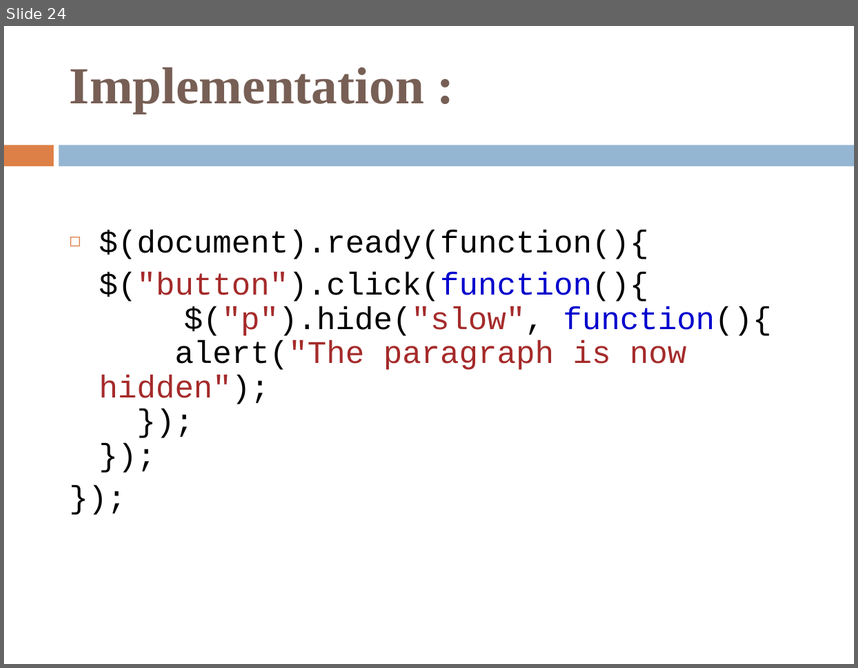
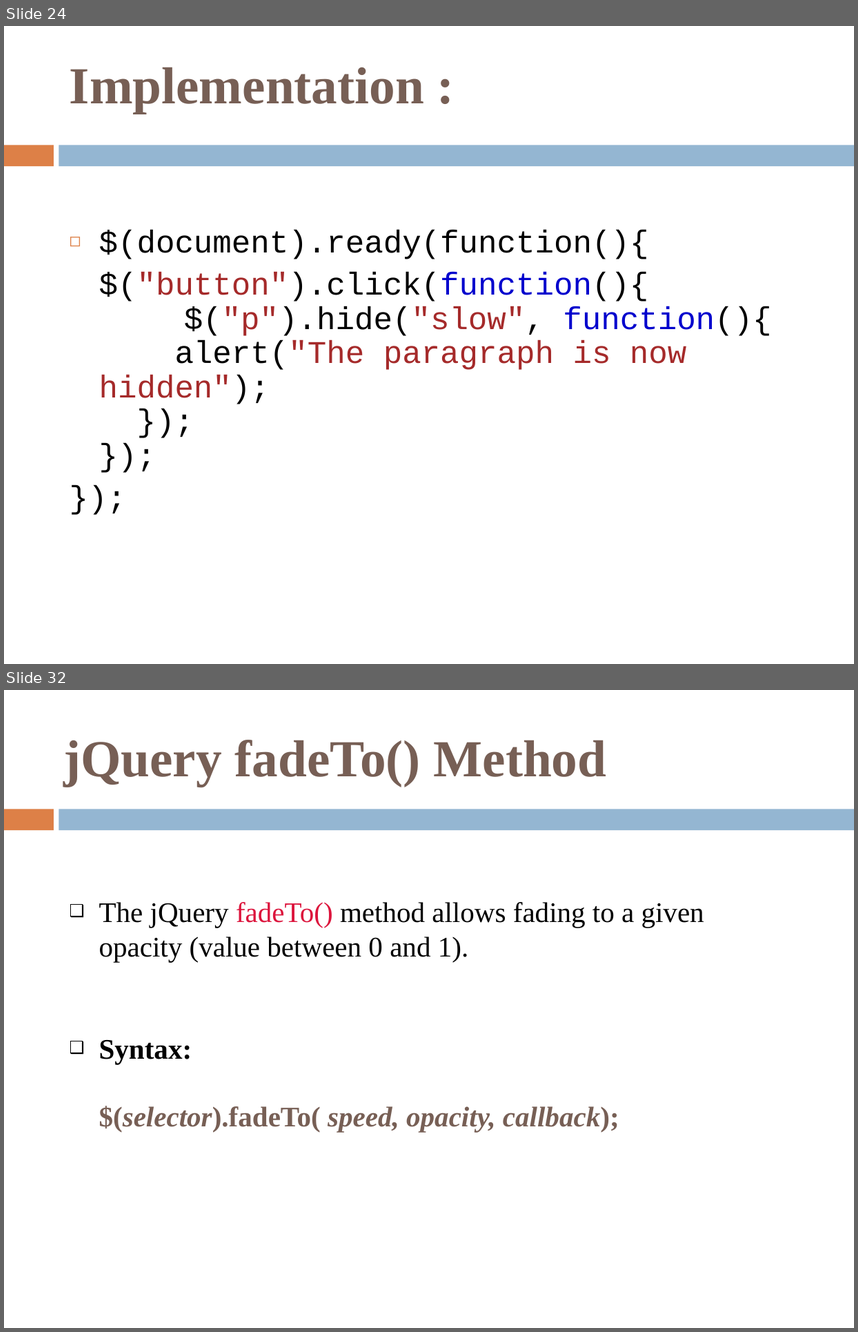
Before and after one commit to KinjalThakar/Intership-phase-2, a slide deck: jQuery.ppt. Shown one above the other, each under a label of ours: slide 24 before the commit, slides 24 and 32 after it; the slides between them are not shown. The pictures are 858x668 and 858x1332 pixels, drawn with LibreOffice and Linux fonts; fonts in the diff are those of the drawing. Boxes give left, top, right and bottom in pixels: in the first picture for what was removed or moved away, otherwise in the second. Text is boxed around its words. In the diff, an @@ line names an element or a change of style, - is before the commit and + after.

```diff
--- a/jQuery.ppt
+++ b/jQuery.ppt
@@ slide 32 added at box(4, 690, 854, 1328), background #FFFFFF; not listed: 2 template elements that a slide beside it also shows @@
@@ rectangle added at box(4, 694, 21, 728), fill #FFFFFF @@
@@ title added at box(63, 740, 607, 787), 44 pt, text #775F55, bold @@
+jQuery fadeTo() Method
@@ text added at box(99, 902, 704, 1132), 24 pt, text #000000 @@
+❑ The jQuery fadeTo() method allows fading to a given opacity (value between 0 and 1).
+❑ Syntax:
+$(selector).fadeTo( speed, opacity, callback);
```
Also in this commit, not shown: 10 other slides added.
